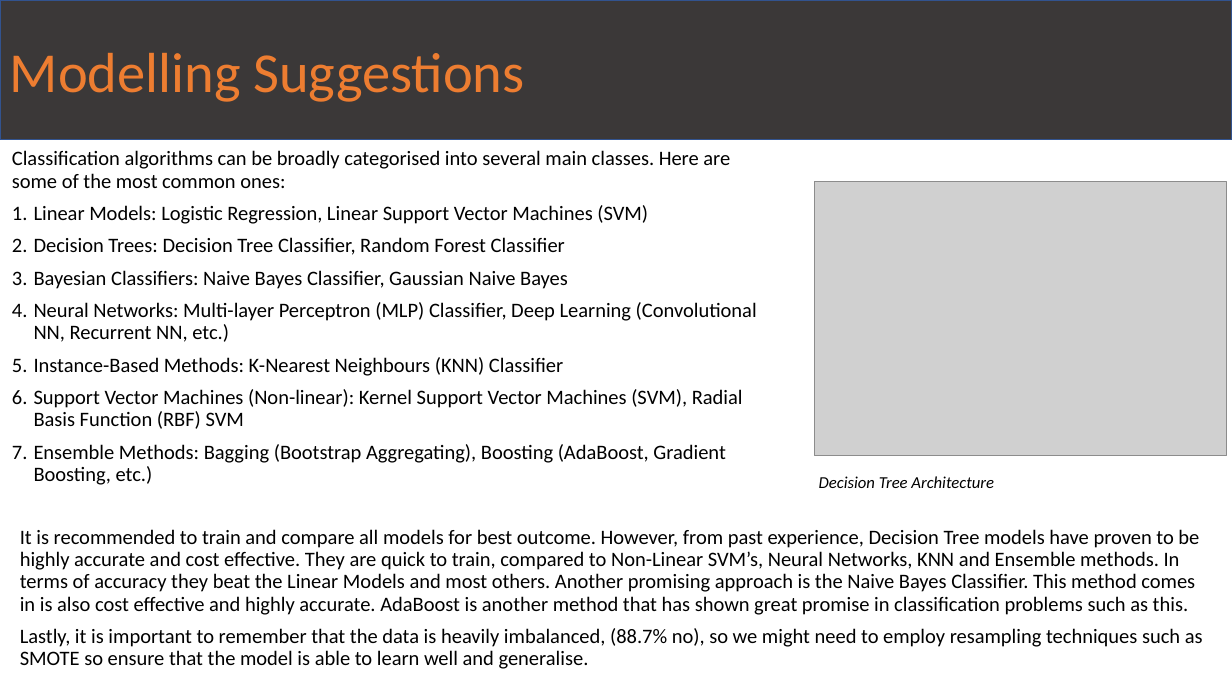
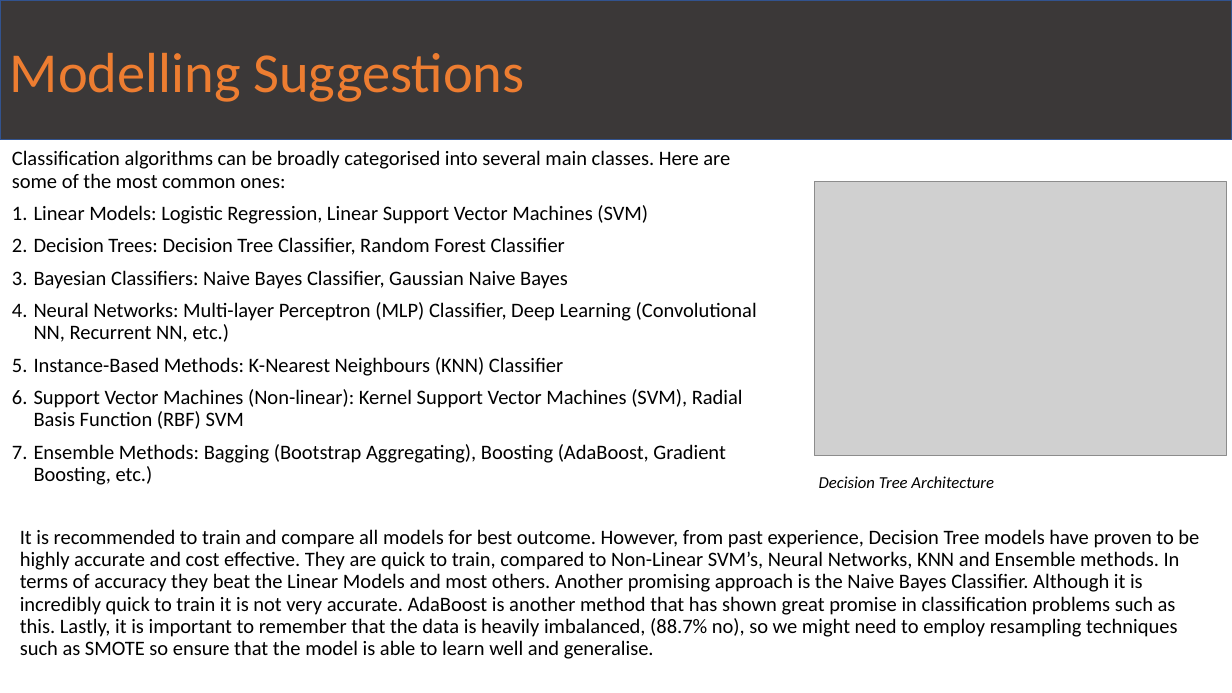
Before and after one commit to gitkym/uvs_bank_marketing_project, a slide deck: slide 19 of EDA_presentation.pptx. Drawn at 1232x693 pixels with LibreOffice and Linux fonts; fonts in the diff are those of the drawing; grey boxes stand for pictures. Boxes give left, top, right and bottom in pixels: in the first picture for what was removed or moved away, otherwise in the second. Text is boxed around its words. In the diff, an @@ line names an element or a change of style, - is before the commit and + after.

Commit message:
decision trees

```diff
--- a/EDA_presentation.pptx
+++ b/EDA_presentation.pptx
@@ text at [20, 529, 1199, 659]: text changed @@
-It is recommended to train and compare all models for best outcome. However, from past experience, Decision Tree models have proven to be highly accurate and cost effective. They are quick to train, compared to Non-Linear SVM’s, Neural Networks, KNN and Ensemble methods. In terms of accuracy they beat the Linear Models and most others. Another promising approach is the Naive Bayes Classifier. This method comes in is also cost effective and highly accurate. AdaBoost is another method that has shown great promise in classification problems such as this.
-Lastly, it is important to remember that the data is heavily imbalanced, (88.7% no), so we might need to employ resampling techniques such as SMOTE so ensure that the model is able to learn well and generalise.
+It is recommended to train and compare all models for best outcome. However, from past experience, Decision Tree models have proven to be highly accurate and cost effective. They are quick to train, compared to Non-Linear SVM’s, Neural Networks, KNN and Ensemble methods. In terms of accuracy they beat the Linear Models and most others. Another promising approach is the Naive Bayes Classifier. Although it is incredibly quick to train it is not very accurate. AdaBoost is another method that has shown great promise in classification problems such as this. Lastly, it is important to remember that the data is heavily imbalanced, (88.7% no), so we might need to employ resampling techniques such as SMOTE so ensure that the model is able to learn well and generalise.
```
Also in this commit, not shown: 24 other files.
